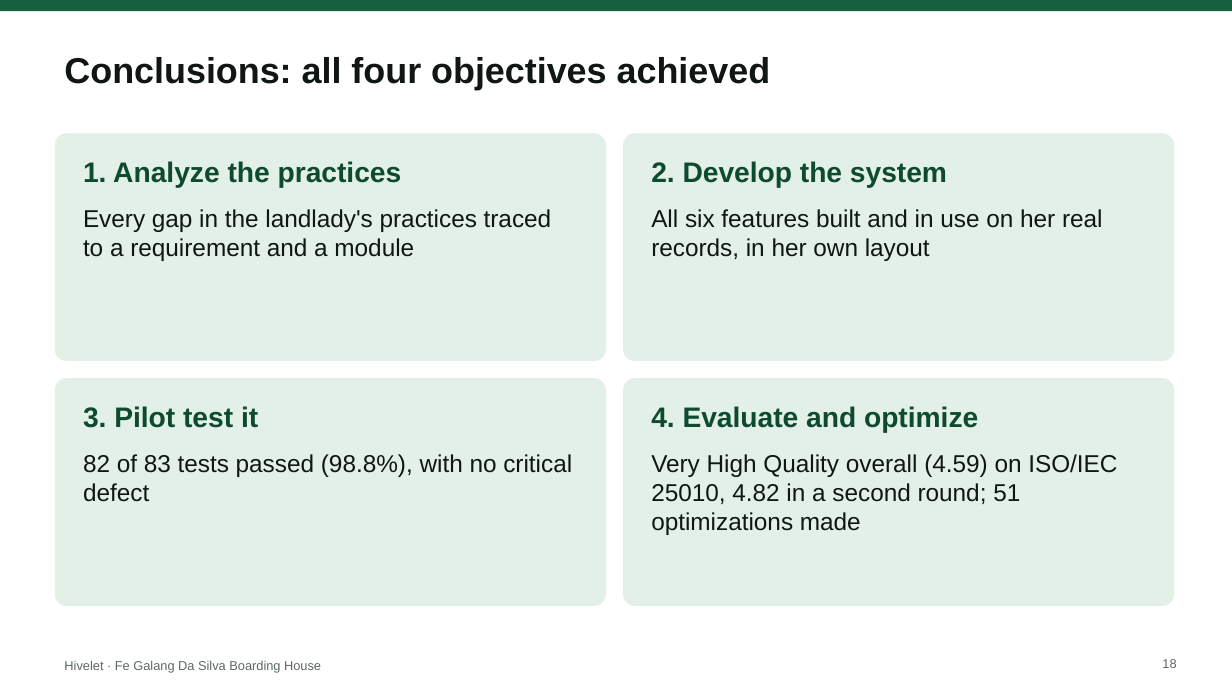
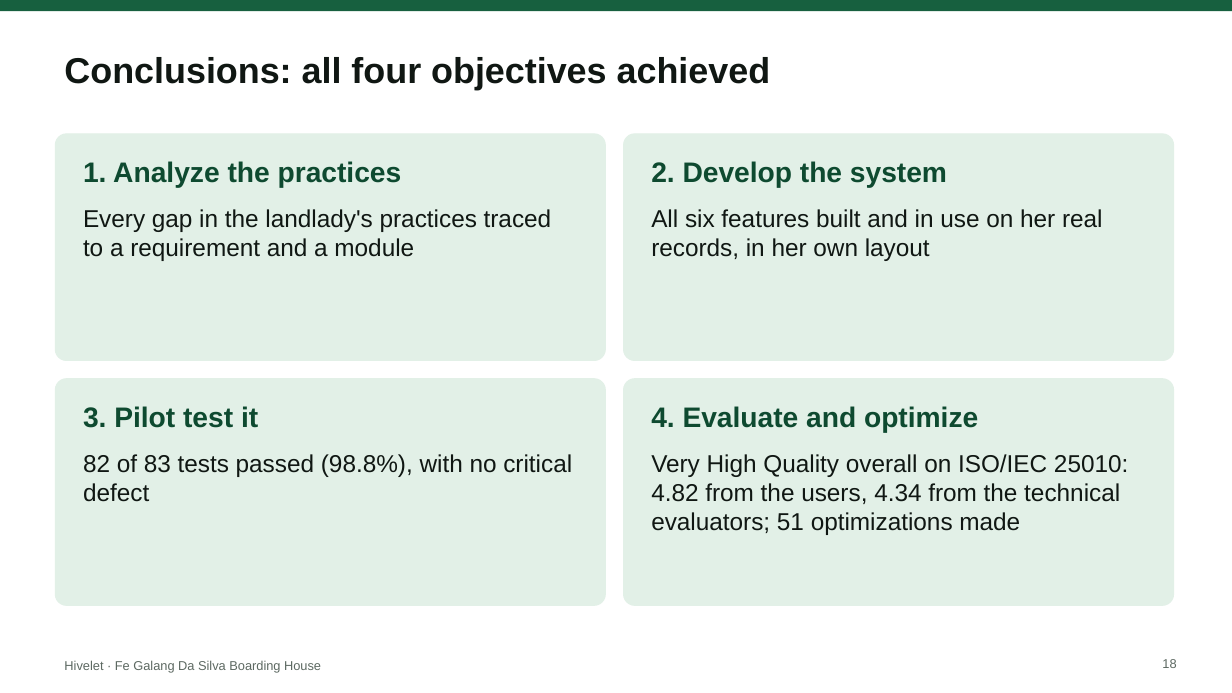
Before and after one commit to SeanJerve/hivelet, a slide deck: slide 18 of FINAL/HIVELET DEFENSE SLIDES.pptx. Drawn at 1232x693 pixels with LibreOffice and Linux fonts; fonts in the diff are those of the drawing. Boxes give left, top, right and bottom in pixels: in the first picture for what was removed or moved away, otherwise in the second. Text is boxed around its words. In the diff, an @@ line names an element or a change of style, - is before the commit and + after.

```diff
--- a/FINAL/HIVELET DEFENSE SLIDES.pptx
+++ b/FINAL/HIVELET DEFENSE SLIDES.pptx
@@ text at (651, 454, 1128, 535): text changed @@
-Very High Quality overall (4.59) on ISO/IEC 25010, 4.82 in a second round; 51 optimizations made
+Very High Quality overall on ISO/IEC 25010: 4.82 from the users, 4.34 from the technical evaluators; 51 optimizations made
```
Also in this commit, not shown: 3 other slides changed, 18 other files.
